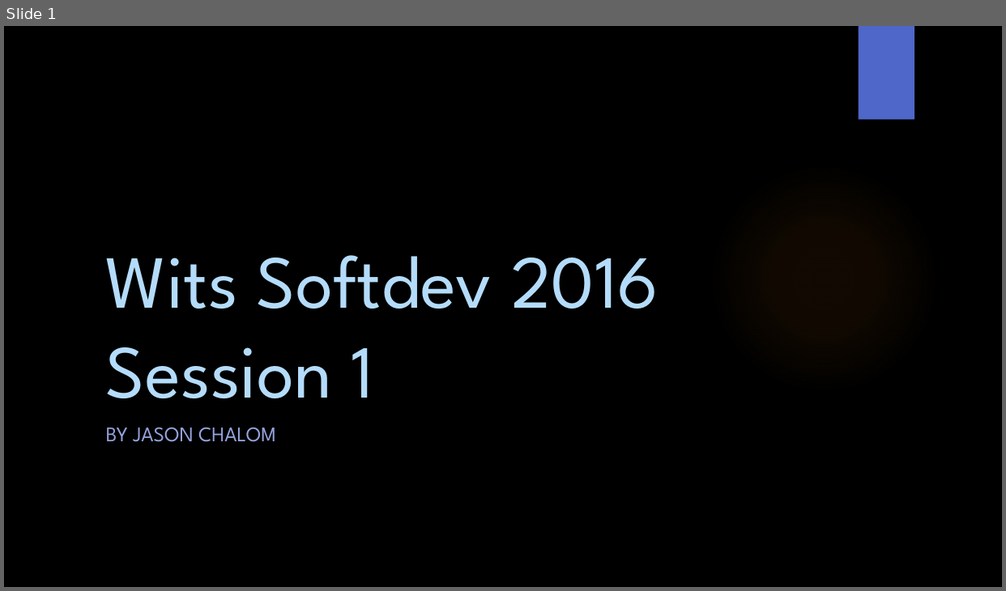
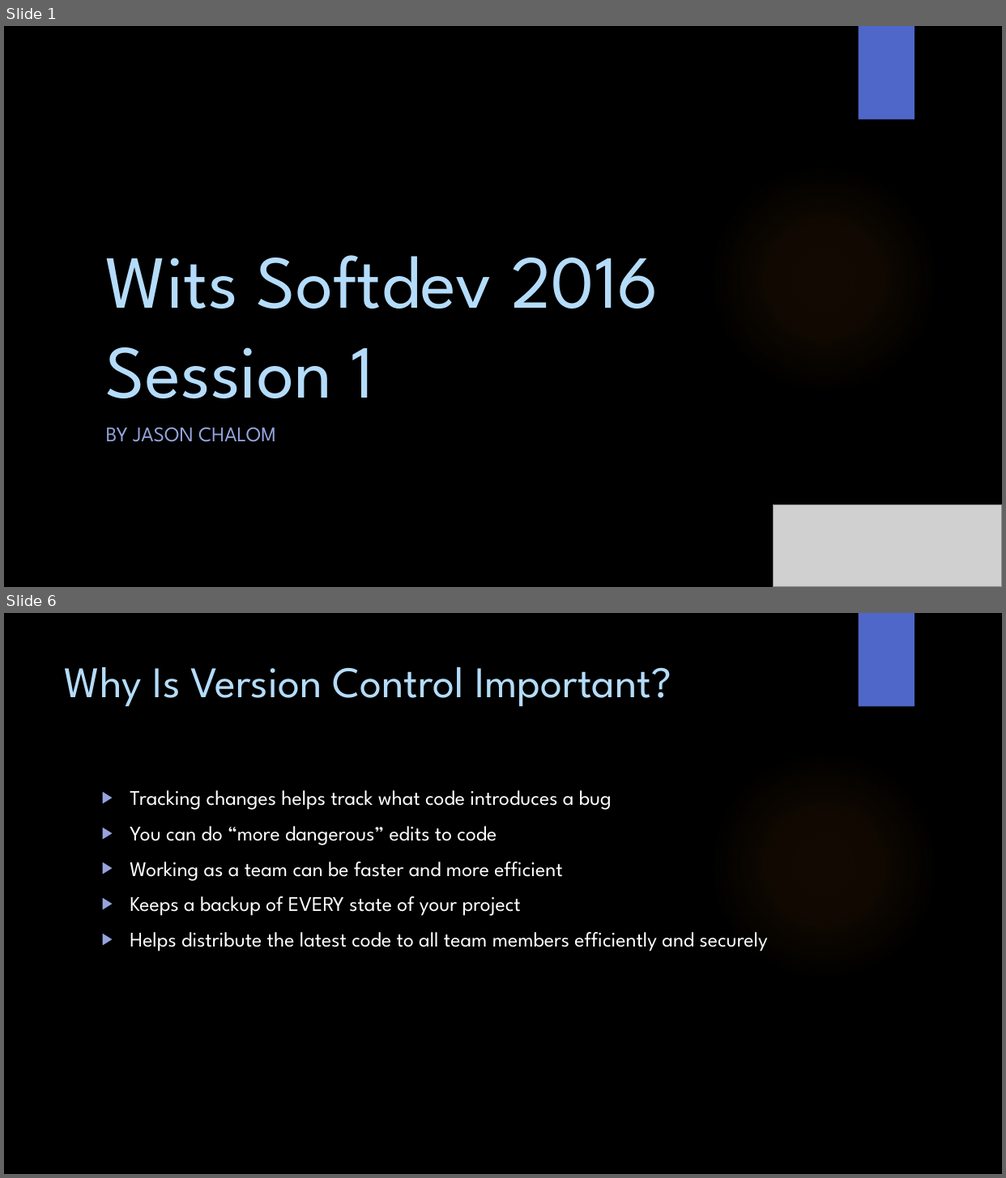
Before and after one commit to WitsSoftDev/SoftDev2016, a slide deck: Session 1/Softdev Session 1 2016.pptx. Shown one above the other, each under a label of ours: slide 1 before the commit, slides 1 and 6 after it; the slides between them are not shown. The pictures are 1006x591 and 1006x1178 pixels, drawn with LibreOffice and Linux fonts; fonts in the diff are those of the drawing; grey boxes stand for pictures; background and template pictures are left out. Boxes give left, top, right and bottom in pixels: in the first picture for what was removed or moved away, otherwise in the second. Text is boxed around its words. In the diff, an @@ line names an element or a change of style, - is before the commit and + after.

```diff
--- a/Session 1/Softdev Session 1 2016.pptx
+++ b/Session 1/Softdev Session 1 2016.pptx
@@ slide 6 added at <box>4,613,1002,1174</box>, background picture (left out); not listed: 2 template elements that a slide beside it also shows @@
@@ title added at <box>65,667,671,707</box>, 42 pt, text #B4DCFA @@
+Why Is Version Control Important?
@@ text added at <box>130,790,768,952</box>, 20 pt, text #FFFFFF @@
+▶ Tracking changes helps track what code introduces a bug
+▶ You can do “more dangerous” edits to code
+▶ Working as a team can be faster and more efficient
+▶ Keeps a backup of EVERY state of your project
+▶ Helps distribute the latest code to all team members efficiently and securely
@@ slide 1 changed as well @@
@@ picture added at <box>773,506,1002,587</box> @@
```
Also in this commit, not shown: 1 other slide changed, 13 other slides added, 1 slide removed.
